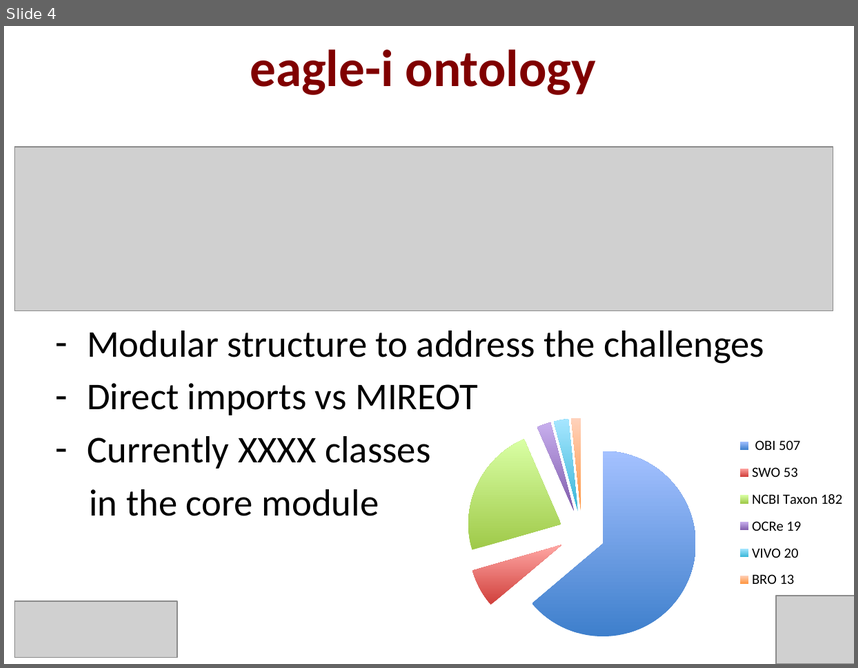
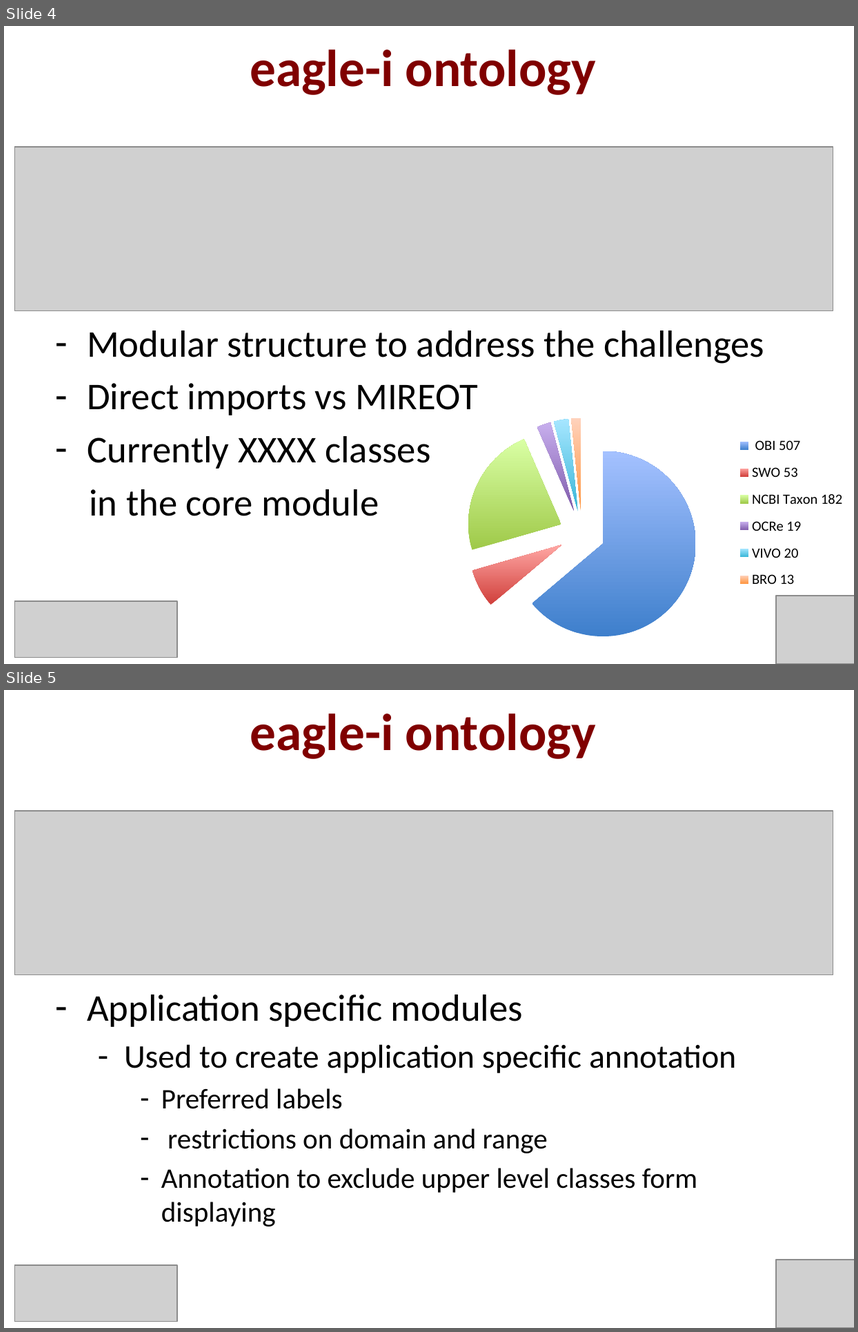
Before and after one commit to obi-ontology/obi-legacy-svn, a slide deck: trunk/docs/presentations/OBI tutorial July 2011 ICBO/eagle-i-ICBO-tutorial-draft.pptx. Shown one above the other, each under a label of ours: slide 4 before the commit, slides 4 and 5 after it. The pictures are 858x668 and 858x1332 pixels, drawn with LibreOffice and Linux fonts; fonts in the diff are those of the drawing; grey boxes stand for pictures. Boxes give left, top, right and bottom in pixels: in the first picture for what was removed or moved away, otherwise in the second. Text is boxed around its words. In the diff, an @@ line names an element or a change of style, - is before the commit and + after.

Commit message:
Changes in eagle-i presentation

```diff
--- a/trunk/docs/presentations/OBI tutorial July 2011 ICBO/eagle-i-ICBO-tutorial-draft.pptx
+++ b/trunk/docs/presentations/OBI tutorial July 2011 ICBO/eagle-i-ICBO-tutorial-draft.pptx
@@ slide 5 added at <box>4,690,854,1328</box>, background #FFFFFF @@
@@ title added at <box>250,713,596,759</box>, 44 pt, text #800000, bold @@
+eagle-i ontology
@@ picture added at <box>15,811,833,975</box> @@
@@ text added at <box>87,994,736,1226</box>, 24 pt, text #000000 @@
+– Application specific modules
+  – Used to create application specific annotation
+    – Preferred labels
+    – restrictions on domain and range
+    – Annotation to exclude upper level classes form displaying
@@ picture added at <box>15,1265,177,1321</box> @@
@@ picture added at <box>776,1259,854,1328</box> @@
@@ text added at <box>95,1321,174,1321</box>, 10 pt, text #000000, bold @@
+c o n s o r t i u m
```
Also in this commit, not shown: 1 other slide added.
